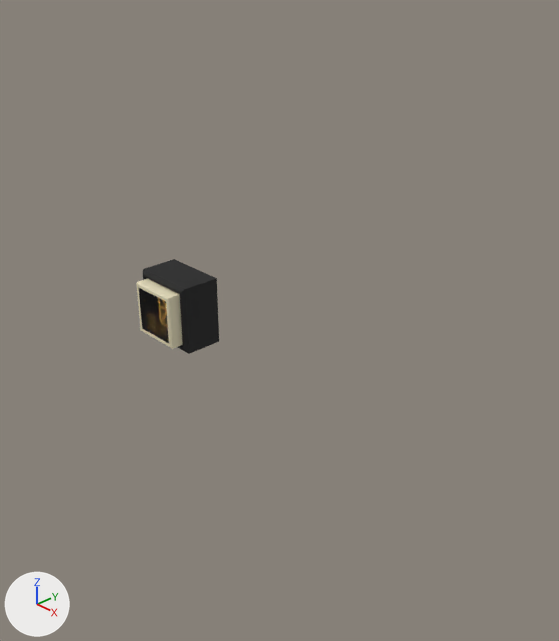
The Blender file Art/ttt2k-scene.blend: old version first, new version second.
Camera for both pictures: a 50 mm lens placed at (0.189, -0.13, 0.107), pointed at (0.012, 0.038, -0.012). The axes (+X, +Y, +Z) are drawn at lower left. The lights are the same throughout.

Before the edit, the objects in view are built like this:
```python
me_cube_001 = bpy.data.meshes.new('Cube.001')
me_cube_001.from_pydata(...)  # a box spanning x -0.075..0.075, y 0.0..0.075, z -0.075..0.075
me_cube_003 = bpy.data.meshes.new('Cube.003')
me_cube_003.from_pydata(...)  # 24 vertices, 22 faces; spans x -0.0113..0.0113, y -0.0022..0.0113, z -0.0113..0.0113
me_cube_003.materials.append(mat_blackplastic)  # black #191919
me_cube_025 = bpy.data.meshes.new('Cube.025')
me_cube_025.from_pydata(...)  # a box spanning x -0.00739..0.00739, y -0.00044..0.0004, z -0.00731..0.00731
me_cube_025.materials.append(mat_buttonwindow)  # black #000000
ob_button_frame = bpy.data.objects.new('Button Frame', me_cube_003)
ob_button_frame.location = (0.0, 0.0, 0.0)
ob_buttonwindow = bpy.data.objects.new('ButtonWindow', me_cube_025)
ob_buttonwindow.location = (0.0, -0.0054, 0.0)
ob_game_box = bpy.data.objects.new('Game box', me_cube_001)
ob_game_box.location = (0.0, 0.0, 0.0)
ob_game_box.hide_set(True)
# also in view: 'Button' at (0.0, 0.001, 0.0)
```
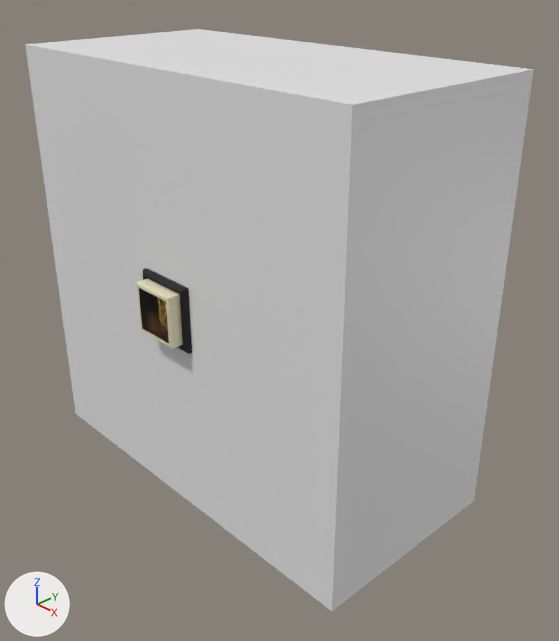
Location of each change, [x1, y1, x2, y2] in pixels of the pictures (559 x 641 px):
'Game box', shown
    after: [25, 29, 534, 611]
'Button Frame', unchanged, covered by the edit
    before: [143, 259, 219, 354]
    after: [143, 268, 192, 354]

The change in detail:
Object 'Game box' (ob_game_box) is now shown.
